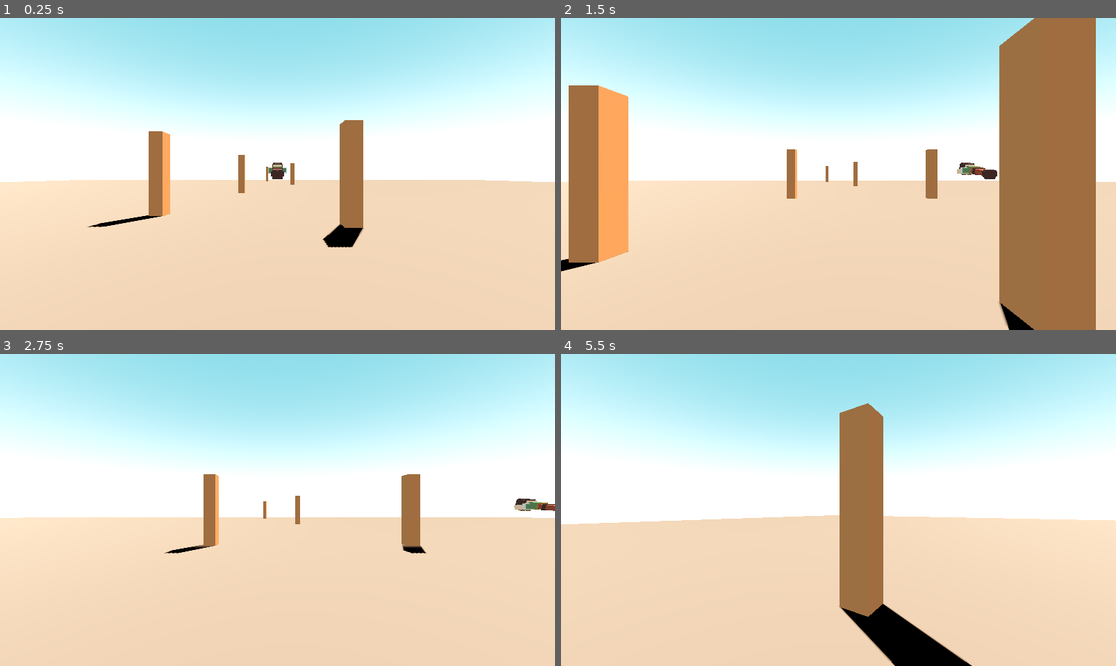
Above: before the commit, frames 1-4 (two rows, left to right).
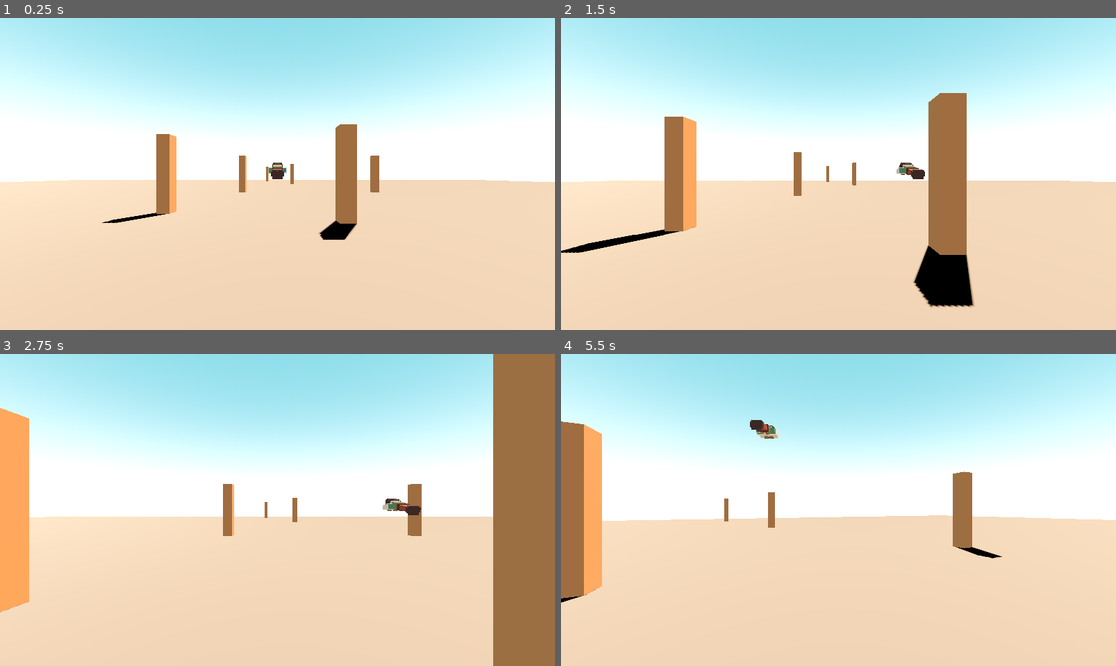
Above: after the commit, the same moments.

Repository: KyzonP/20-games---game-8
Game: Godot game, scene res://scenes/test.tscn
Same seed, same stepped clock (60 frames per second), same inputs: the game is played once before the commit and once after it.
Inputs:
- Up to frame 1 (0.25 s): no input
- Up to frame 2 (1.5 s): hold D (move_right) 0.53-1.28 s; hold Shift (boost, bound only after the commit) 0.53-1.28 s; hold Ctrl (brake, bound only after the commit) from 1.28 s (still down); tap Shift (boost, bound only after the commit) at 1.35 s
- Up to frame 3 (2.75 s): release Ctrl (brake, bound only after the commit) at 2.03 s; hold D (move_right) from 2.03 s (still down); hold Shift (boost, bound only after the commit) from 2.03 s (still down)
- Up to frame 4 (5.5 s): release D (move_right) at 2.78 s; release Shift (boost, bound only after the commit) at 2.78 s; hold W (move_up) 2.78-3.53 s; tap Shift (boost, bound only after the commit) at 2.85, 4.35 s; hold Shift (boost, bound only after the commit) 3.53-4.28 s; hold A (move_left) 3.53-5.03 s; hold Ctrl (brake, bound only after the commit) from 5.03 s (still down); hold Shift (boost, bound only after the commit) from 5.03 s (still down)

The runs differ from the first frame. In frame 1, 2.4% of the frame differs, in the area x 12-88%, y 32-74%; in frame 2, 31%, in the area x 0-97%, y 0-100%; in frame 3, 16%; in frame 4, 13%.

Commit message:
Movement reworked, speed change added

Diff:
--- a/project.godot
+++ b/project.godot
@@ -37,6 +37,16 @@
 "events": [Object(InputEventKey,"resource_local_to_scene":false,"resource_name":"","device":-1,"window_id":0,"alt_press …(192 unchanged characters)…
 ]
 }
+boost={
+"deadzone": 0.2,
+"events": [Object(InputEventKey,"resource_local_to_scene":false,"resource_name":"","device":-1,"window_id":0,"alt_pressed":false,"shift_pressed":false,"ctrl_pressed":false,"meta_pressed":false,"pressed":false,"keycode":0,"physical_keycode":4194325,"key_label":0,"unicode":0,"location":0,"echo":false,"script":null)
+]
+}
+brake={
+"deadzone": 0.2,
+"events": [Object(InputEventKey,"resource_local_to_scene":false,"resource_name":"","device":-1,"window_id":0,"alt_pressed":false,"shift_pressed":false,"ctrl_pressed":false,"meta_pressed":false,"pressed":false,"keycode":0,"physical_keycode":4194326,"key_label":0,"unicode":0,"location":0,"echo":false,"script":null)
+]
+}
 
 [physics]
 
--- a/scenes/test.tscn
+++ b/scenes/test.tscn
@@ -33,7 +33,7 @@
 [sub_resource type="Curve3D" id="Curve3D_errlg"]
 closed = true
 _data = {
-"points": PackedVector3Array(0, 0, 90, 0, 0, 0, 0, 15, 0, 0, 0, 0, 0, 0, -45, 0, 15, -100, 0, 0, 45, 4.78, 0, 0, 75, 15, -200, 90, 0, 0, -90, 0, 0, 0, 15, -400, 0, 0, 0, 0, 0, 0, -75, 15, -200, 0, 0, 0, 0, 0, 90, -75, 15, 0),
+"points": PackedVector3Array(0, 0, 90, 0, 0, 0, 0, 15, 0, 0, 0, 0, 0, 0, -45, 0, 15, -100, 0, 0, 45, 0, 0, 0, 80, 15, -200, 83.07, 0, 0, -75, 0, 0, 0, 15, -400, 0, 0, 0, 0, 0, 0, -75, 15, -200, 0, 0, 0, 0, 0, 90, -75, 15, 0),
 "tilts": PackedFloat32Array(0, 0, 0, 0, 0, 0)
 }
 point_count = 6
@@ -56,7 +56,7 @@
 size = Vector3(5, 30, 5)
 
 [node name="TestRock2" type="CSGBox3D" parent="Environment" unique_id=446207844]
-transform = Transform3D(1, 0, 0, 0, 1, 0, 0, 0, 1, 57.308666, 15, -160.02293)
+transform = Transform3D(1, 0, 0, 0, 1, 0, 0, 0, 1, 80.2115, 15, -160.02293)
 material_override = SubResource("StandardMaterial3D_errlg")
 size = Vector3(5, 30, 5)
 
@@ -88,17 +88,16 @@
 curve = SubResource("Curve3D_errlg")
 
 [node name="PathFollow3D" type="PathFollow3D" parent="Path3D" unique_id=1728537859]
-transform = Transform3D(0.99999654, 0, 0, 0, 1, 0, 0, 0, 0.99999654, 0, 15, 0)
+transform = Transform3D(0.99999654, 0, 0, 0, 0.9999976, 0, 0, 0, 0.9999939, 0, 15, 0)
 script = ExtResource("1_bl13t")
-speed = 30.0
 
 [node name="Camera3D" type="Camera3D" parent="Path3D/PathFollow3D" unique_id=1969398204]
 transform = Transform3D(1, 0, 0, 0, 1, 0, 0, 0, 1, 0, 0, 10)
 current = true
 
-[node name="CharacterBody3D" type="CharacterBody3D" parent="Path3D/PathFollow3D/Camera3D" unique_id=1738638233]
+[node name="Player" type="Area3D" parent="Path3D/PathFollow3D/Camera3D" unique_id=62724389]
 transform = Transform3D(1, 0, 0, 0, 1, 0, 0, 0, 1, 0, 0, -10)
 script = ExtResource("3_iyx0m")
 
-[node name="placeholder_bunny" parent="Path3D/PathFollow3D/Camera3D/CharacterBody3D" unique_id=1397911438 instance=ExtResource("1_errlg")]
+[node name="placeholder_bunny" parent="Path3D/PathFollow3D/Camera3D/Player" unique_id=1397911438 instance=ExtResource("1_errlg")]
 transform = Transform3D(1, 0, 0, 0, 0.17402634, 0.984741, 0, -0.984741, 0.17402634, 0, 0, 0)
--- a/scripts/path_follow.gd
+++ b/scripts/path_follow.gd
@@ -1,6 +1,20 @@
 extends PathFollow3D
 
-@export var speed : float = 10.0
+@export var maxSpeed : float = 30.0
+@export var baseSpeed : float = 20.0
+@export var minSpeed : float = 10.0
+
+@export var acceleration : float = 10.0
+@export var deceleration : float = 10.0
+
+var speed : float = 10.0
 
 func _physics_process(delta):
+	if Input.is_action_pressed("boost"):
+		speed = move_toward(speed, maxSpeed, delta * acceleration)
+	elif Input.is_action_pressed("brake"):
+		speed = move_toward(speed, minSpeed, delta * deceleration)
+	else:
+		speed = move_toward(speed, baseSpeed, delta * deceleration)
+
 	progress += delta * speed
--- a/scripts/player_controller.gd
+++ b/scripts/player_controller.gd
@@ -1,19 +1,46 @@
-extends CharacterBody3D
+extends Area3D
 
-@export var speed : float = 10.0
-@export var margin : float = 0.5
+@export var max_speed : float = 10.0
+@export var acceleration : float = 10.0
+@export var deceleration : float = 20.0
+var x_speed : float = 0.0
+var y_speed : float = 0.0
+var speed
+@export var x_margin : float = 13.0
+@export var y_margin : float = 7.0
 
 @onready var camera : Camera3D = get_parent()
 
 func _physics_process(delta) -> void:
+	# Get input direction
 	var input_dir = Input.get_vector("move_left", "move_right", "move_up", "move_down")
-	var move_dir = Vector3(input_dir.x, -input_dir.y, 0.0)
 
-	velocity = move_dir * speed
-	move_and_slide()
+	if input_dir[0] < 0:
+		x_speed = move_toward(x_speed, -max_speed, delta * acceleration)
+	elif input_dir[0] > 0:
+		x_speed = move_toward(x_speed, max_speed, delta * acceleration)
+	else:
+		x_speed = move_toward(x_speed, 0.0, delta * deceleration)
+
+	if input_dir[1] < 0:
+		y_speed = move_toward(y_speed, max_speed, delta * acceleration)
+	elif input_dir[1] > 0:
+		y_speed = move_toward(y_speed, -max_speed, delta * acceleration)
+	else:
+		y_speed = move_toward(y_speed, 0.0, delta * deceleration)
+
+	position += Vector3(x_speed, y_speed, 0.0) * delta
 
 	if camera:
 		lock_to_camera()
 
 func lock_to_camera() -> void:
-	pass
+	if position.x > x_margin:
+		position.x = x_margin
+	elif position.x < -x_margin:
+		position.x = -x_margin
+
+	if position.y > y_margin:
+		position.y = y_margin
+	elif position.y < -y_margin:
+		position.y = -y_margin
